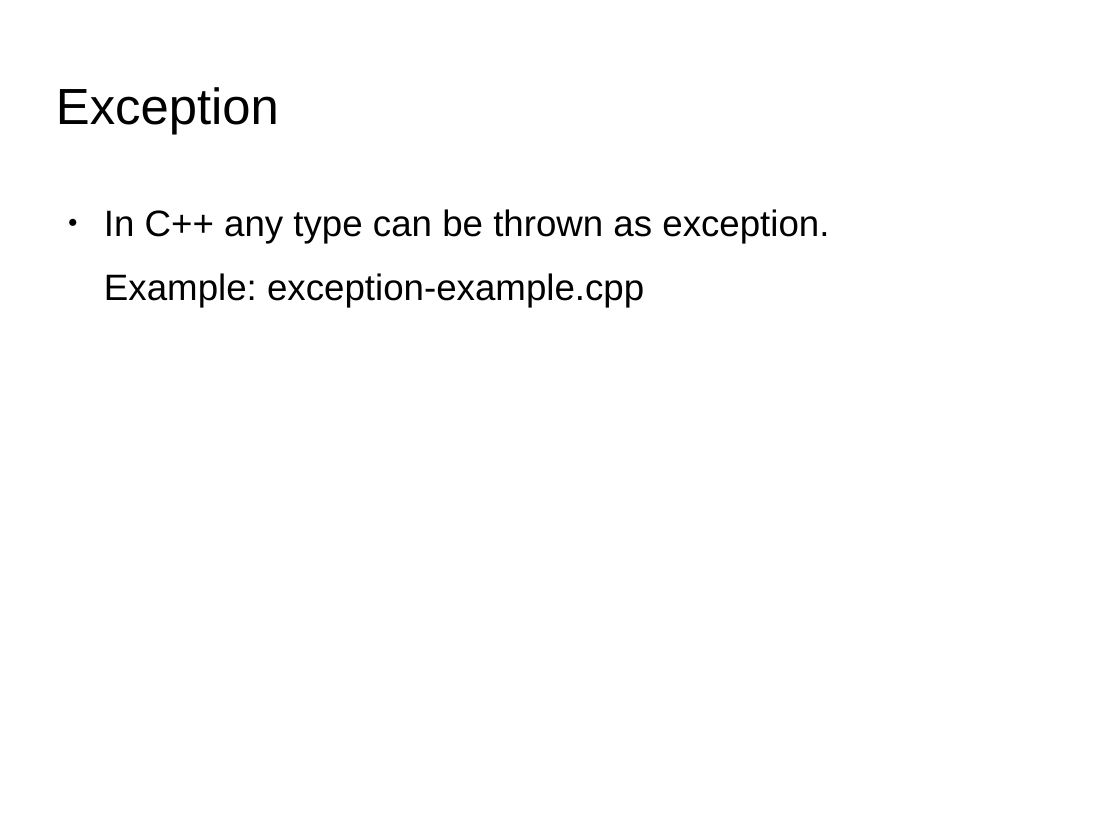
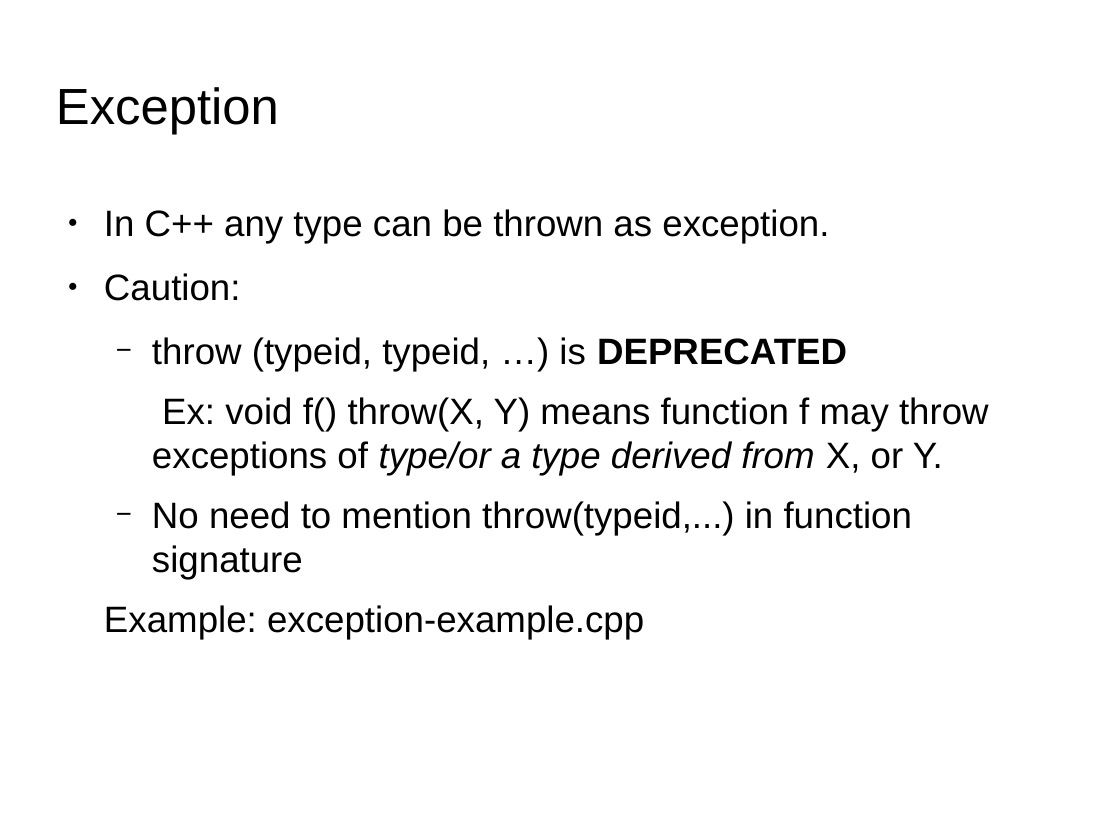
Before and after one commit to codengrow/scj, a slide deck: slide 3 of season1/episode4/c++11-in-action.odp. Drawn at 1120x840 pixels with LibreOffice and Linux fonts; fonts in the diff are those of the drawing; background and template pictures are left out. Boxes give left, top, right and bottom in pixels: in the first picture for what was removed or moved away, otherwise in the second. Text is boxed around its words. In the diff, an @@ line names an element or a change of style, - is before the commit and + after.

Commit message:
Updated information: throw(typeid) deprecated and added noexcept keyword

```diff
--- a/season1/episode4/c++11-in-action.odp
+++ b/season1/episode4/c++11-in-action.odp
@@ text at (104, 273, 989, 580): paragraphs added @@
+● Caution:
+  − throw (typeid, typeid, …) is DEPRECATED
+  Ex: void f() throw(X, Y) means function f may throw exceptions of type/or a type derived from X, or Y.
+  − No need to mention throw(typeid,...) in function signature
```
Also in this commit, not shown: 2 other files.
